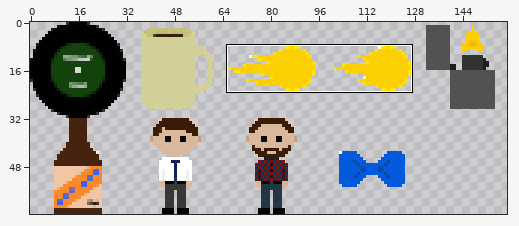
File history of a sprite sheet, assets/img/PortlandAll.png. The picture above shows the old version from afar; the outline marks the close-up.
Close-up. First the earlier version:
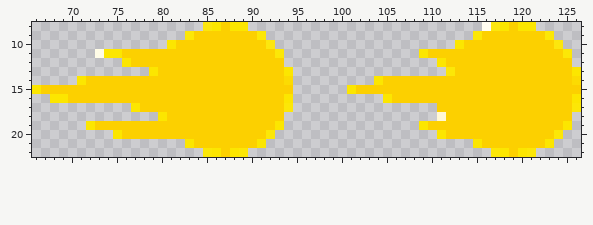
The file is 164x64 pixels. Colours within 5 levels of each other are drawn and written as one. Shown: x 66..126, y 8..22. The wide view leaves out empty margins.
After:
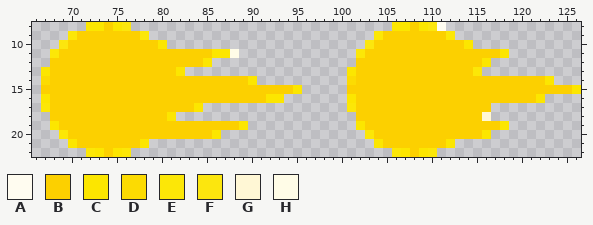
Palette (. is transparent): A #fffcf0  B #fcd000  C #fce600  D #fcdb02  E #fce707  F #fce60e  G #fff7d5  H #fffce7
Difference:
Colour A is added in row 8 at x 111.
Colour B is added in row 8 at x 74 and 108; in row 9 at x 71 to 77 and 105 to 111; in row 10 at x 70 to 79 and 104 to 112; in row 11 at x 69 to 72 and 103 to 108; in row 12 at x 68 to 75 and 102 to 110; in row 13 at x 68 to 78 and 102 to 111.
Colour B is added in row 14 at x 68 to 70 and 102 to 103; in row 16 at x 102 to 104; in row 17 at x 68 to 76 and 102 to 110; in row 18 at x 68 to 79 and 102 to 110; in row 19 at x 69 to 71 and 103 to 108; in row 20 at x 70 to 74 and 104 to 110.
Colour B is added in row 21 at x 71 to 77 and 105 to 111; in row 22 at x 74 and 108.
Colour B replaces colour C in row 10 at x 113; in row 11 at x 74 to 75 and 109; in row 12 at x 76 and 111; in row 13 at x 79; in row 14 at x 71 and 104; in row 15 at x 101.
Colour B replaces colour C in row 16 at x 68 to 69 and 105; in row 17 at x 77; in row 18 at x 80; in row 19 at x 72 and 109; in row 20 at x 75 and 111.
Colour B replaces colour E in row 13 at x 112.
Colour B replaces colour G in row 18 at x 111.
Colour B replaces colour H in row 11 at x 73.
Colour C is added in row 8 at x 72 to 73, 75, 106 to 107 and 109; in row 10 at x 80; in row 13 at x 67 and 101; in row 15 at x 95; in row 16 at x 67 and 101; in row 19 at x 68 and 102.
Colour C is added in row 21 at x 70, 78, 104 and 112; in row 22 at x 73, 75, 107 and 109.
Colour C replaces colour B in row 10 at x 114; in row 11 at x 86 to 87 and 118; in row 12 at x 85 and 116; in row 13 at x 82; in row 14 at x 90 and 123; in row 15 at x 126.
Colour C replaces colour B in row 16 at x 92 to 93 and 122; in row 17 at x 84; in row 18 at x 81; in row 19 at x 89 and 118; in row 20 at x 86 and 116.
Colour D is added in row 14 at x 67 and 101.
Colour E is added in row 9 at x 70, 78, 104 and 112; in row 11 at x 68 and 102; in row 17 at x 67 and 101; in row 20 at x 69 and 103; in row 22 at x 72, 76, 106 and 110.
Colour E replaces colour B in row 13 at x 115.
Colour F is added in row 8 at x 76 and 110; in row 10 at x 69 and 103.
Colour G replaces colour B in row 18 at x 116.
Colour H replaces colour B in row 11 at x 88.
The edit erases colour A in row 8 at x 116.
The edit erases colour B in row 8 at x 87 and 119; in row 9 at x 84 to 90 and 116 to 122; in row 10 at x 82 to 91 and 115 to 123; in row 11 at x 89 to 92 and 119 to 124; in row 12 at x 86 to 93 and 117 to 125; in row 13 at x 83 to 93 and 116 to 125.
The edit erases colour B in row 14 at x 91 to 93 and 124 to 125; in row 16 at x 123 to 125; in row 17 at x 85 to 93 and 117 to 125; in row 18 at x 82 to 93 and 117 to 125; in row 19 at x 90 to 92 and 119 to 124; in row 20 at x 87 to 91 and 117 to 123.
The edit erases colour B in row 21 at x 84 to 90 and 116 to 122; in row 22 at x 87 and 119.
The edit erases colour C in row 8 at x 86, 88 to 89, 118 and 120 to 121; in row 10 at x 81; in row 13 at x 94 and 126; in row 15 at x 66; in row 16 at x 94 and 126; in row 19 at x 93 and 125.
The edit erases colour C in row 21 at x 83, 91, 115 and 123; in row 22 at x 86, 88, 118 and 120.
The edit erases colour D in row 14 at x 94 and 126.
The edit erases colour E in row 9 at x 83, 91, 115 and 123; in row 11 at x 93 and 125; in row 17 at x 94 and 126; in row 20 at x 92 and 124; in row 22 at x 85, 89, 117 and 121.
The edit erases colour F in row 8 at x 85 and 117; in row 10 at x 92 and 124.
Pixel boxes of the changes (left, top, right, bottom) in both close-ups:
changed: (32, 22, 302, 157)
changed: (347, 22, 581, 157)
